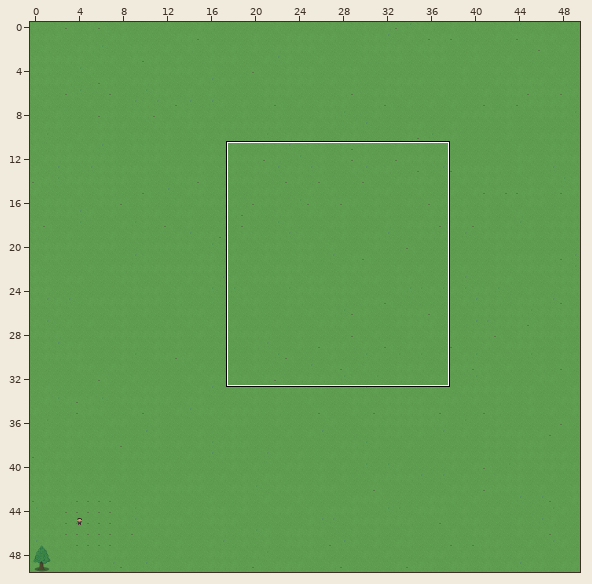
Two states of a Tiled map, assets/World/World.tmx. The first picture is a wide view before the edit; the outline marks the close-up.
Close-up. Before:
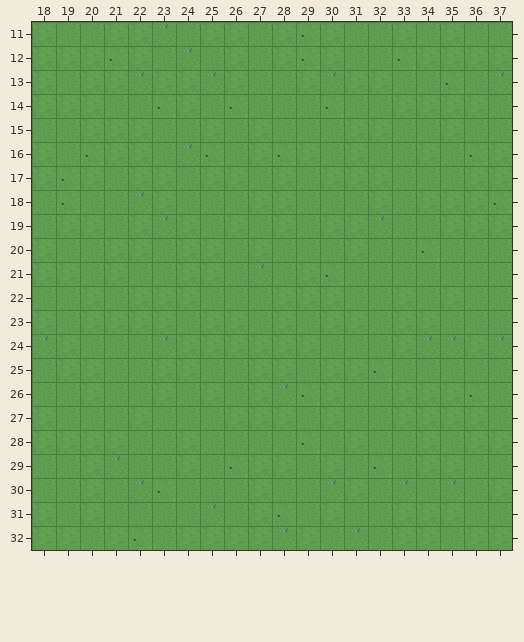
Cells are 32x32 px. Shown: x 18..37, y 11..32. The commit also changed other parts of the map, which this record leaves out.
The result:
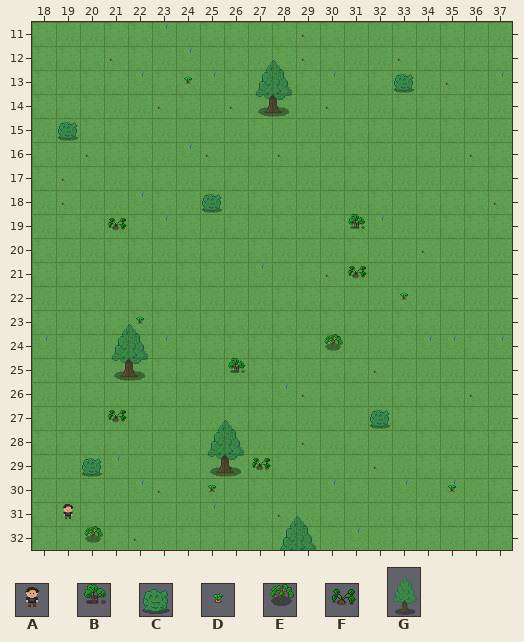
Key: from "Char": A 0 "Player"; from "beet": B 0 "Static"; from "bush": C 0 "Static"; from "carrot": D 0 "Static"; from "pepper": E 0 "Static"; from "potato": F 0 "Static"; from "tree": G 0 "Static".
Objects are placed by their top-left corner, in cells (3,4 is the top-left corner of cell 3,4); size is 1x1 cell unless given.
Commit message: Camera locked to player
The exact change:
Layer "Objects":
Object A "Player" at 19,31 comes in from outside this view.
A new object: C "Static" at 33,13.
A new object: D "Static" at 24,13.
A new object: G "Static" at 27,12 size 2x3.
A new object: C "Static" at 19,15.
A new object: C "Static" at 25,18.
A new object: B "Static" at 31,19.
A new object: F "Static" at 21,19.
A new object: F "Static" at 31,21.
A new object: D "Static" at 33,22.
A new object: D "Static" at 22,23.
A new object: E "Static" at 30,24.
A new object: B "Static" at 26,25.
A new object: G "Static" at 21,23 size 2x3.
A new object: C "Static" at 32,27.
A new object: F "Static" at 21,27.
A new object: C "Static" at 20,29.
A new object: F "Static" at 27,29.
A new object: G "Static" at 25,27 size 2x3.
A new object: D "Static" at 25,30.
A new object: D "Static" at 35,30.
A new object: D "Static" at 25,30.
A new object: E "Static" at 20,32.
A new object: G "Static" at 28,31 size 2x3.
